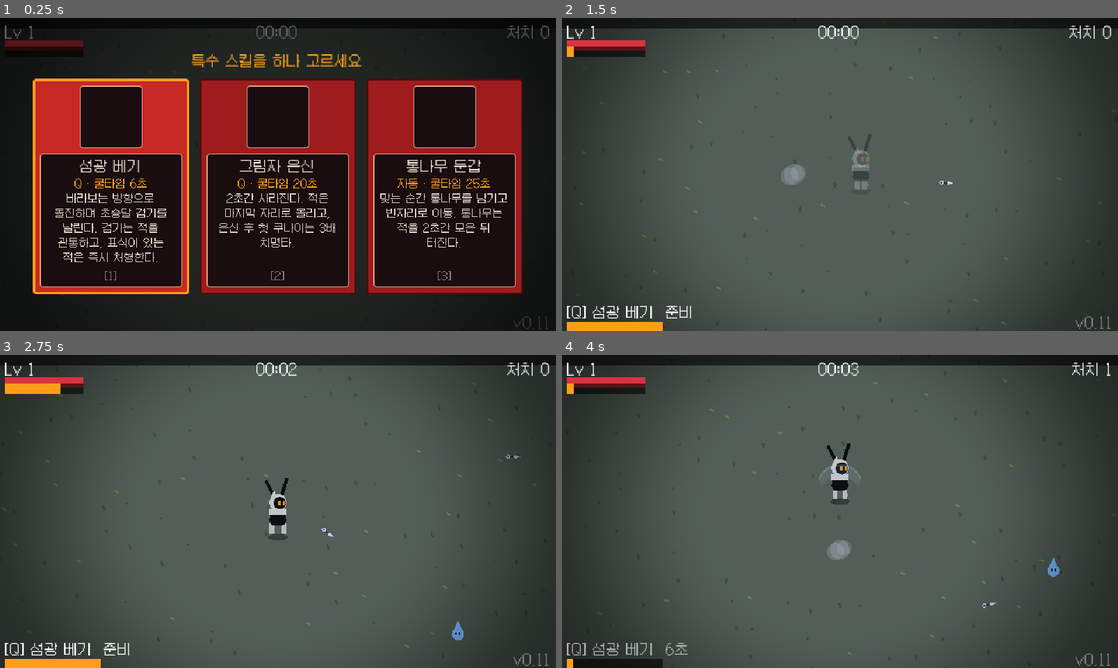
Above: before the commit, frames 1-4 (two rows, left to right).
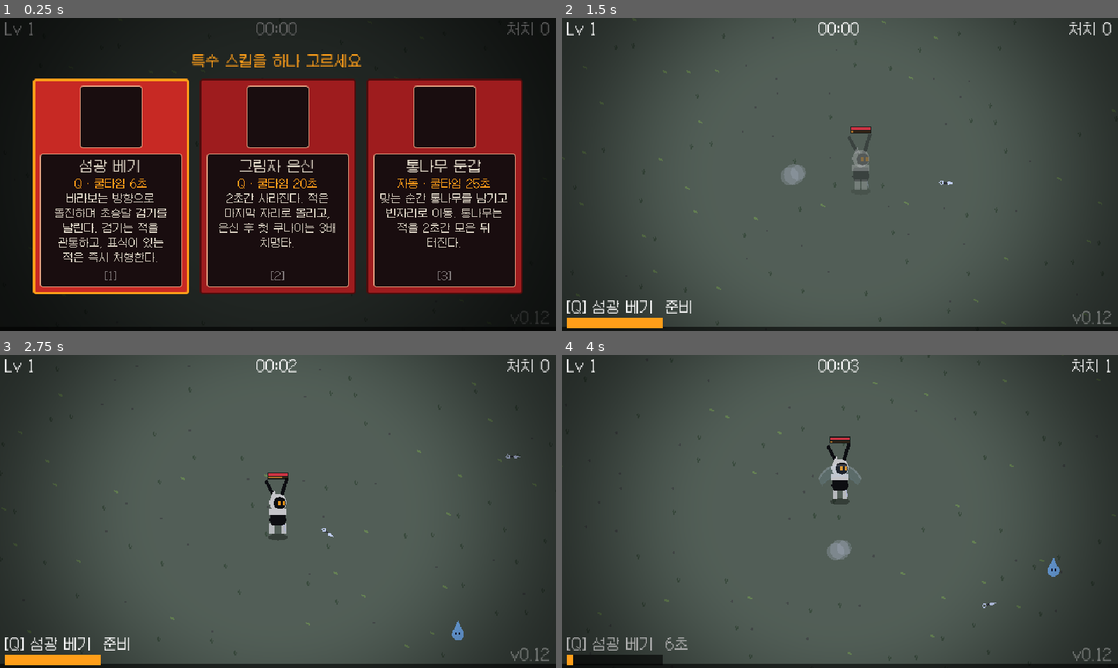
Above: after the commit, the same moments.

Repository: sookmo6442/kilvi
Game: Godot game, scene res://scenes/main.tscn
Same seed, same stepped clock (60 frames per second), same inputs: the game is played once before the commit and once after it.
Inputs (mouse positions are in pixels of both pictures, inside the frame that each line leads up to):
- Up to frame 1 (0.25 s): no input
- Up to frame 2 (1.5 s): click (673, 187) at 0.52 s; tap Enter at 1.25 s; move the mouse to (962, 158) at 1.27 s; hold D (move_right) from 1.28 s (still down); hold Space (dash) from 1.28 s (still down)
- Up to frame 3 (2.75 s): move the mouse to (166, 527) at 2.02 s; release D (move_right) at 2.03 s; release Space (dash) at 2.03 s; hold S (move_down) from 2.03 s (still down); tap Space (dash) at 2.1 s
- Up to frame 4 (4 s): move the mouse to (895, 442) at 2.77 s; release S (move_down) at 2.78 s; hold D (move_right) 2.78-3.53 s; hold Space (dash) 2.78-3.53 s; tap Shift at 2.85 s; move the mouse to (812, 574) at 3.52 s; hold W (move_up) from 3.53 s (still down); tap E at 3.6 s; tap Space (dash) at 3.8 s

The runs differ from the first frame. In frame 1, 0.7% of the frame differs, in the area x 0-99%, y 0-100%; in frame 2, 6.4%; in frame 3, 6.4%, in the area x 0-100%, y 0-100%; in frame 4, 6.3%.

Commit message:
v0.12: 체력·대시 바를 킬비 머리 위로, 경험치 바를 화면 아래로
Co-Authored-By: Claude Opus 5.5 <noreply@anthropic.com>
Claude-Session: https://claude.ai/code/session_01HZDMDrb8GZDFDEhgWpqJy8

Diff:
--- a/project.godot
+++ b/project.godot
@@ -6,7 +6,7 @@
 [application]
 
 config/name="Kilvi"
-config/version="0.11"
+config/version="0.12"
 config/description="검은 토끼 닌자 킬비의 서바이벌 게임 (프로토타입)"
 run/main_scene="res://scenes/main.tscn"
 config/features=PackedStringArray("4.7", "GL Compatibility")
--- a/scripts/game_data.gd
+++ b/scripts/game_data.gd
@@ -5,7 +5,7 @@
 const RUN_LENGTH := 1200.0 # 한 판 길이(초). 이때 최종 보스가 나오고, 잡으면 클리어.
 const MAX_WEAPONS := 6
 const MAX_PASSIVES := 6
-const VERSION := "0.11"
+const VERSION := "0.12"
 const MAX_ENEMIES := 500
 
 ## 갈래: 체술(쿠나이를 쥐고 베기), 비술(닌자 도구), 인술(속성 술법).
--- a/scripts/main.gd
+++ b/scripts/main.gd
@@ -75,7 +75,6 @@
 	menu = MenuScript.new()
 	add_child(menu)
 
-	player.hp_changed.connect(hud.set_hp)
 	player.xp_changed.connect(hud.set_xp)
 	player.leveled_up.connect(_on_leveled_up)
 	player.died.connect(_on_player_died)
@@ -84,7 +83,6 @@
 	menu.button_pressed.connect(_on_menu_button)
 
 	player.add_or_level_weapon("kunai")
-	hud.set_hp(player.hp, player.max_hp)
 	hud.set_xp(player.xp, player.xp_needed, player.level)
 	_open_skill_select.call_deferred()
 
@@ -105,7 +103,6 @@
 		return
 	time += delta
 	hud.set_time(time)
-	hud.set_dash(player.dash_cooldown_left if player.dash_charges <= 0 else 0.0, Player.DASH_COOLDOWN, player.dash_charges, player.max_dash_charges())
 	hud.set_skill(player.skill_cooldown_left, player.skill_cooldown())
 	_update_spawns(delta)
 	_update_bosses()
--- a/scripts/player.gd
+++ b/scripts/player.gd
@@ -9,6 +9,7 @@
 signal weapon_evolved(weapon_id: String)
 
 const KilviVisual := preload("res://scripts/kilvi_visual.gd")
+const OverheadBars := preload("res://scripts/ui/overhead_bars.gd")
 const WEAPON_SCRIPTS := {
 	"kunai": preload("res://scripts/weapons/kunai.gd"),
 	"shuriken": preload("res://scripts/weapons/shuriken.gd"),
@@ -88,6 +89,7 @@
 	_visual.base_scale = 1.4
 	_visual.scale = Vector2.ONE * 1.4
 	add_child(_visual)
+	add_child(OverheadBars.new())
 
 
 func _physics_process(delta: float) -> void:
--- a/scripts/ui/hud.gd
+++ b/scripts/ui/hud.gd
@@ -1,10 +1,8 @@
 extends CanvasLayer
-## 화면 위쪽 정보: 경험치 바, 레벨, 시간, 처치 수, 체력, 대시 쿨타임.
+## 화면 정보: 위쪽에 레벨·시간·처치 수, 맨 아래에 경험치 바.
+## 체력과 대시는 킬비 머리 위(overhead_bars.gd)에 뜬다.
 
 var _xp_bar: ProgressBar
-var _hp_bar: ProgressBar
-var _dash_bar: ProgressBar
-var _dash_charges_label: Label
 var _level_label: Label
 var _time_label: Label
 var _kills_label: Label
@@ -25,31 +23,33 @@
 	root.mouse_filter = Control.MOUSE_FILTER_IGNORE
 	add_child(root)
 
-	_xp_bar = UiStyle.bar(Color(0.35, 0.7, 1.0), 6)
-	_xp_bar.set_anchors_preset(Control.PRESET_TOP_WIDE)
+	# 맨 아래: 경험치 바
+	_xp_bar = UiStyle.bar(Color(0.35, 0.7, 1.0), 5)
+	_xp_bar.set_anchors_preset(Control.PRESET_BOTTOM_WIDE)
+	_xp_bar.offset_top = -5
 	root.add_child(_xp_bar)
 
 	_level_label = Label.new()
-	_level_label.position = Vector2(6, 8)
+	_level_label.position = Vector2(6, 4)
 	root.add_child(_level_label)
 
 	_time_label = Label.new()
 	_time_label.set_anchors_preset(Control.PRESET_CENTER_TOP)
-	_time_label.position = Vector2(-30, 8)
+	_time_label.position = Vector2(-30, 4)
 	_time_label.custom_minimum_size = Vector2(60, 0)
 	_time_label.horizontal_alignment = HORIZONTAL_ALIGNMENT_CENTER
 	root.add_child(_time_label)
 
 	_kills_label = Label.new()
 	_kills_label.set_anchors_preset(Control.PRESET_TOP_RIGHT)
-	_kills_label.position = Vector2(-96, 8)
+	_kills_label.position = Vector2(-96, 4)
 	_kills_label.custom_minimum_size = Vector2(90, 0)
 	_kills_label.horizontal_alignment = HORIZONTAL_ALIGNMENT_RIGHT
 	root.add_child(_kills_label)
 
 	_contract_label = Label.new()
 	_contract_label.set_anchors_preset(Control.PRESET_CENTER_TOP)
-	_contract_label.position = Vector2(-80, 24)
+	_contract_label.position = Vector2(-80, 20)
 	_contract_label.custom_minimum_size = Vector2(160, 0)
 	_contract_label.horizontal_alignment = HORIZONTAL_ALIGNMENT_CENTER
 	_contract_label.add_theme_color_override("font_color", Color(1.0, 0.35, 0.3))
@@ -64,22 +64,6 @@
 	_message_label.add_theme_color_override("font_outline_color", Color.BLACK)
 	_message_label.add_theme_constant_override("outline_size", 4)
 	root.add_child(_message_label)
-
-	_hp_bar = UiStyle.bar(Color(0.85, 0.2, 0.25), 5)
-	_hp_bar.position = Vector2(6, 26)
-	_hp_bar.size = Vector2(90, 5)
-	root.add_child(_hp_bar)
-
-	_dash_bar = UiStyle.bar(UiStyle.ORANGE, 3)
-	_dash_bar.position = Vector2(6, 33)
-	_dash_bar.size = Vector2(90, 3)
-	root.add_child(_dash_bar)
-	_dash_charges_label = Label.new()
-	_dash_charges_label.position = Vector2(99, 26)
-	_dash_charges_label.add_theme_font_size_override("font_size", 10)
-	_dash_charges_label.add_theme_color_override("font_color", UiStyle.ORANGE)
-	_dash_charges_label.visible = false
-	root.add_child(_dash_charges_label)
 
 	# 위쪽 가운데: 보스 체력과 표식
 	_boss_label = Label.new()
@@ -103,11 +87,11 @@
 	# 왼쪽 아래: 특수 스킬
 	_skill_label = Label.new()
 	_skill_label.set_anchors_preset(Control.PRESET_BOTTOM_LEFT)
-	_skill_label.position = Vector2(6, -30)
+	_skill_label.position = Vector2(6, -36)
 	root.add_child(_skill_label)
 	_skill_bar = UiStyle.bar(UiStyle.ORANGE, 4)
 	_skill_bar.set_anchors_preset(Control.PRESET_BOTTOM_LEFT)
-	_skill_bar.position = Vector2(6, -10)
+	_skill_bar.position = Vector2(6, -15)
 	_skill_bar.size = Vector2(110, 4)
 	root.add_child(_skill_bar)
 	_skill_label.visible = false
@@ -115,7 +99,7 @@
 
 	var ver := Label.new()
 	ver.set_anchors_preset(Control.PRESET_BOTTOM_RIGHT)
-	ver.position = Vector2(-60, -18)
+	ver.position = Vector2(-60, -24)
 	ver.custom_minimum_size = Vector2(54, 0)
 	ver.horizontal_alignment = HORIZONTAL_ALIGNMENT_RIGHT
 	ver.modulate = Color(1, 1, 1, 0.4)
@@ -124,7 +108,6 @@
 
 	set_time(0.0)
 	set_kills(0)
-	set_hp(1, 1)
 	set_xp(0, 1, 1)
 
 
@@ -191,19 +174,6 @@
 	_level_label.text = "Lv %d" % level
 
 
-func set_hp(hp: float, max_hp: float) -> void:
-	_hp_bar.max_value = max_hp
-	_hp_bar.value = hp
-
-
-func set_dash(left: float, total: float, charges: int = 1, max_charges: int = 1) -> void:
-	_dash_bar.max_value = total
-	_dash_bar.value = total - left
-	if _dash_charges_label:
-		_dash_charges_label.visible = max_charges > 1
-		_dash_charges_label.text = "x%d" % charges
-
-
 func set_time(t: float) -> void:
 	_time_label.text = "%02d:%02d" % [int(t) / 60, int(t) % 60]
 
--- /dev/null
+++ b/scripts/ui/overhead_bars.gd
@@ -0,0 +1,54 @@
+extends Node2D
+## 킬비 머리 위에 작게 뜨는 체력 바와 대시 바.
+## 대시 충전이 여러 개면 대시 바가 칸으로 나뉘고, 다음 칸이 차오르는 모습이 보인다.
+
+const WIDTH := 22.0
+const Y := -54.0 # 귀 끝(-46) 바로 위
+const HP_H := 3.0
+const DASH_H := 2.0
+const GAP := 1.0
+const HP_COLOR := Color(0.9, 0.22, 0.26)
+const HP_LOW := Color(1.0, 0.55, 0.3)
+const DASH_COLOR := Color(1.0, 0.62, 0.2)
+const DASH_EMPTY := Color(0.22, 0.15, 0.08)
+const BG := Color(0, 0, 0, 0.7)
+
+var _t := 0.0
+
+
+func _ready() -> void:
+	z_index = 50
+	z_as_relative = false
+
+
+func _process(delta: float) -> void:
+	_t += delta
+	queue_redraw()
+
+
+func _draw() -> void:
+	var p: Node = get_parent()
+	if p == null or p.is_dead:
+		return
+	var x := -WIDTH / 2.0
+	# 체력: 30% 아래면 깜빡인다
+	var ratio := clampf(p.hp / p.max_hp, 0.0, 1.0)
+	draw_rect(Rect2(x - 1, Y - 1, WIDTH + 2, HP_H + DASH_H + GAP + 2), BG)
+	var hp_col := HP_COLOR
+	if ratio < 0.3 and fmod(_t, 0.5) < 0.25:
+		hp_col = HP_LOW
+	draw_rect(Rect2(x, Y, roundf(WIDTH * ratio), HP_H), hp_col)
+
+	# 대시: 칸마다 충전 상태
+	var cap: int = p.max_dash_charges()
+	var charges: int = p.dash_charges
+	var progress := 1.0 - clampf(p.dash_cooldown_left / p.DASH_COOLDOWN, 0.0, 1.0)
+	var y := Y + HP_H + GAP
+	var seg_gap := 1.0 if cap > 1 else 0.0
+	var seg_w := (WIDTH - seg_gap * (cap - 1)) / cap
+	for i in cap:
+		var sx := x + i * (seg_w + seg_gap)
+		draw_rect(Rect2(sx, y, seg_w, DASH_H), DASH_EMPTY)
+		var fill := 1.0 if i < charges else (progress if i == charges else 0.0)
+		if fill > 0.0:
+			draw_rect(Rect2(sx, y, roundf(seg_w * fill), DASH_H), DASH_COLOR if i < charges else DASH_COLOR.darkened(0.25))
Not shown, added: scripts/ui/overhead_bars.gd.uid
